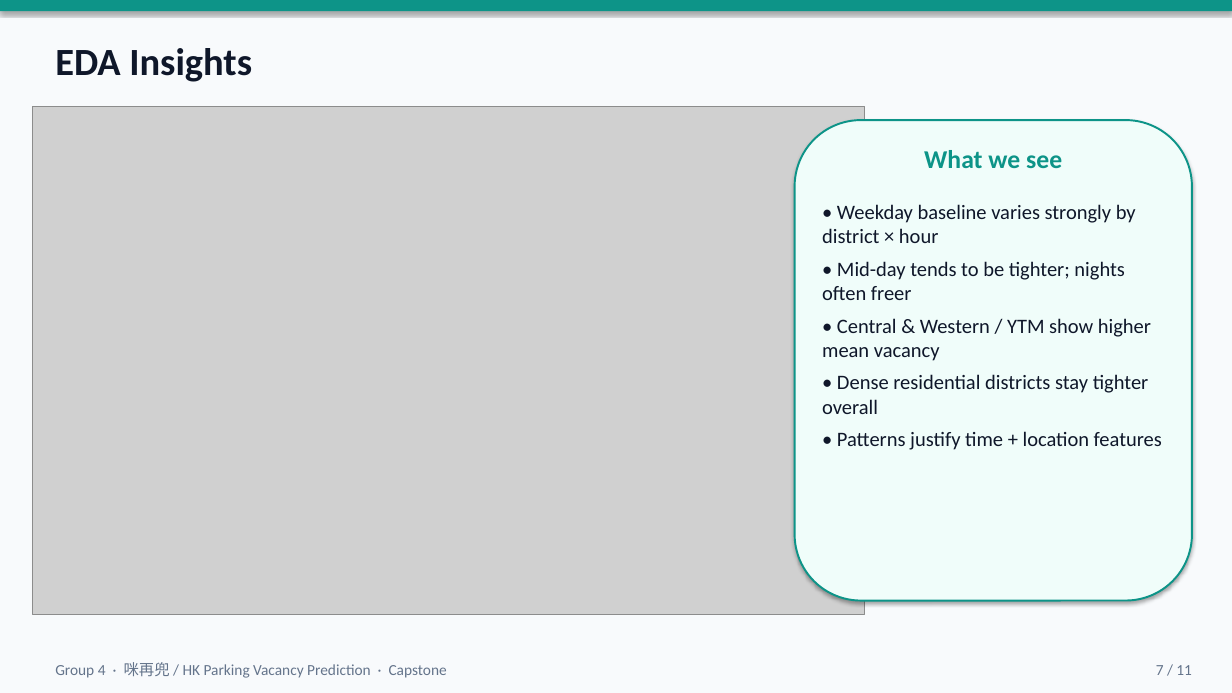
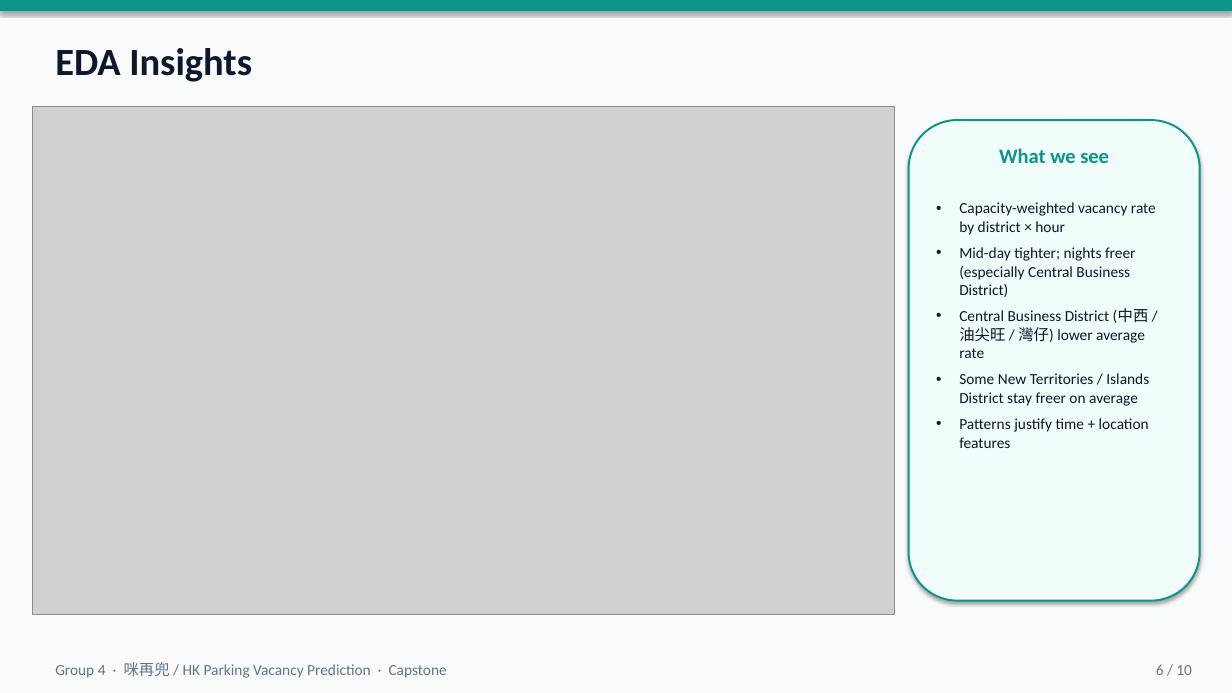
Before and after one commit to keithlky1992/hk-parking-vacancy-prediction, a slide deck: slide 6 of presentation/Group4_HK_Parking_Vacancy_Prediction.pptx (slide 7 before the commit). Drawn at 1232x693 pixels with LibreOffice and Linux fonts; fonts in the diff are those of the drawing; grey boxes stand for pictures. Boxes give left, top, right and bottom in pixels: in the first picture for what was removed or moved away, otherwise in the second. Text is boxed around its words. In the diff, an @@ line names an element or a change of style, - is before the commit and + after.

```diff
--- a/presentation/Group4_HK_Parking_Vacancy_Prediction.pptx
+++ b/presentation/Group4_HK_Parking_Vacancy_Prediction.pptx
@@ picture: place and size @@
-picture at bbox=[32, 106, 865, 615]
+picture at bbox=[32, 106, 895, 615]
@@ rounded rectangle: place and size @@
-rounded rectangle at bbox=[795, 120, 1192, 601]
+rounded rectangle at bbox=[909, 120, 1200, 601]
@@ text "What we see": place and size @@
-text "What we see" at bbox=[924, 150, 1062, 168]
+text "What we see" at bbox=[999, 148, 1109, 163]
@@ text "What we see" at bbox=[999, 148, 1109, 163]: size 20 to 16 pt @@
@@ text at bbox=[959, 202, 1156, 448]: text changed; size 16 to 12 pt @@
-• Weekday baseline varies strongly by district × hour
-• Mid-day tends to be tighter; nights often freer
-• Central & Western / YTM show higher mean vacancy
-• Dense residential districts stay tighter overall
-• Patterns justify time + location features
+• Capacity-weighted vacancy rate by district × hour
+• Mid-day tighter; nights freer (especially Central Business District)
+• Central Business District (中西 / 油尖旺 / 灣仔) lower average rate
+• Some New Territories / Islands District stay freer on average
+• Patterns justify time + location features
@@ text at bbox=[1156, 664, 1192, 675]: text changed @@
-7 / 11
+6 / 10
```
Also in this commit, not shown: 9 other slides changed, 1 slide removed, 6 other files.
